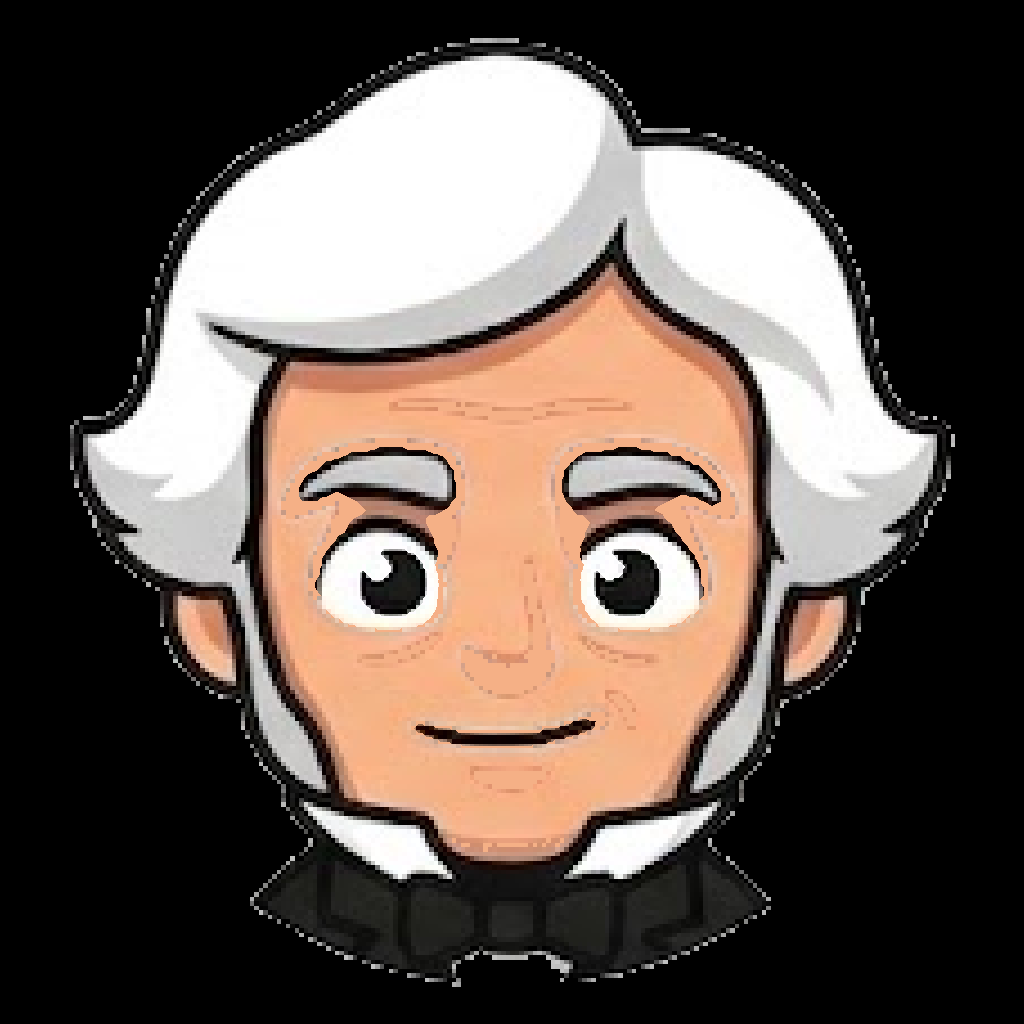
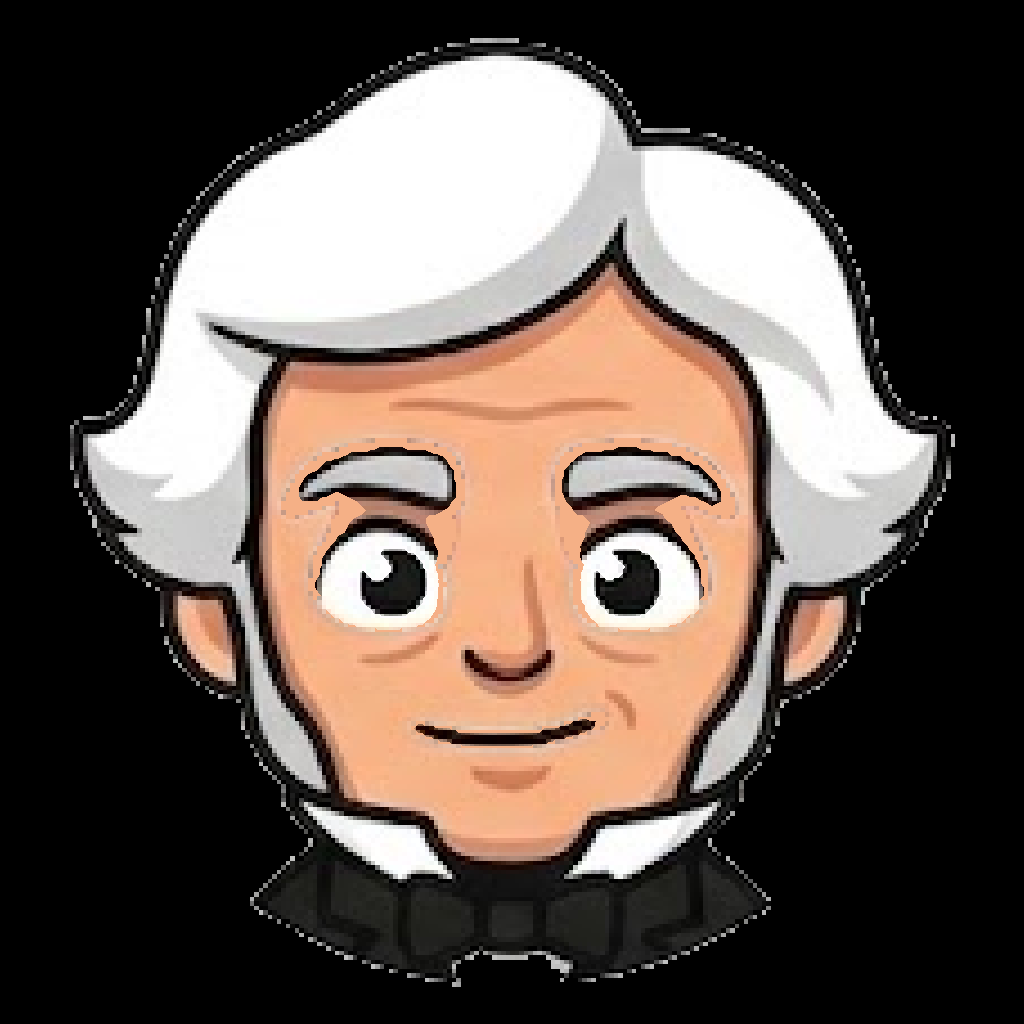
Two versions of the same layered image (w=1024, h=1024). Layer-by-layer changes:
painted on "head" over (x1=362, y1=402, x2=645, y2=852)